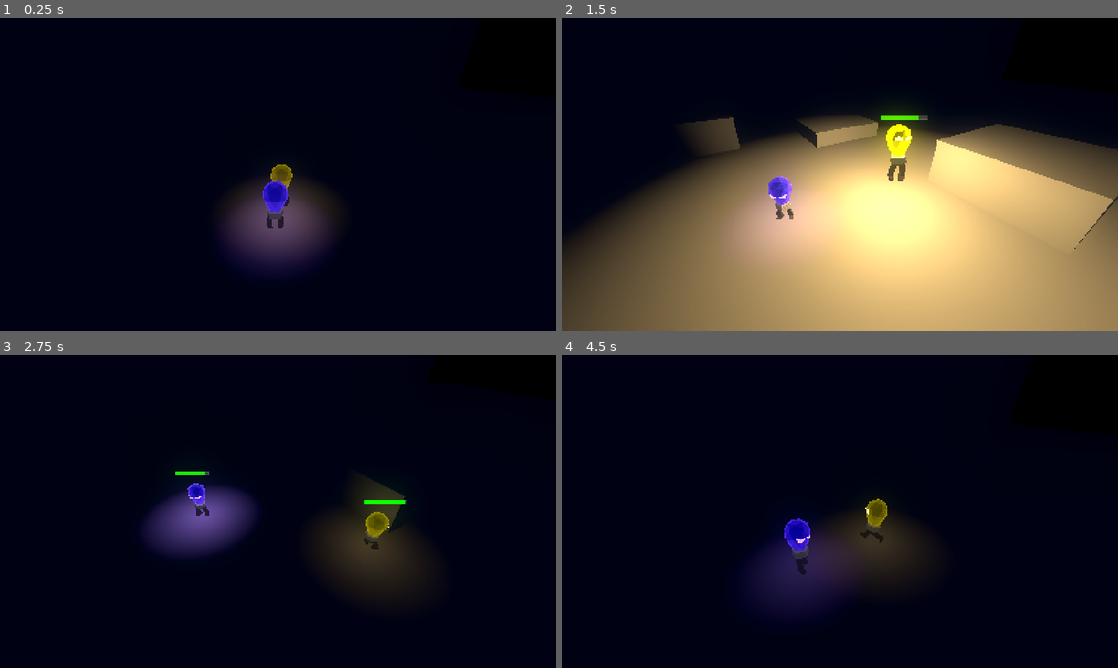
Above: before the commit, frames 1-4 (two rows, left to right).
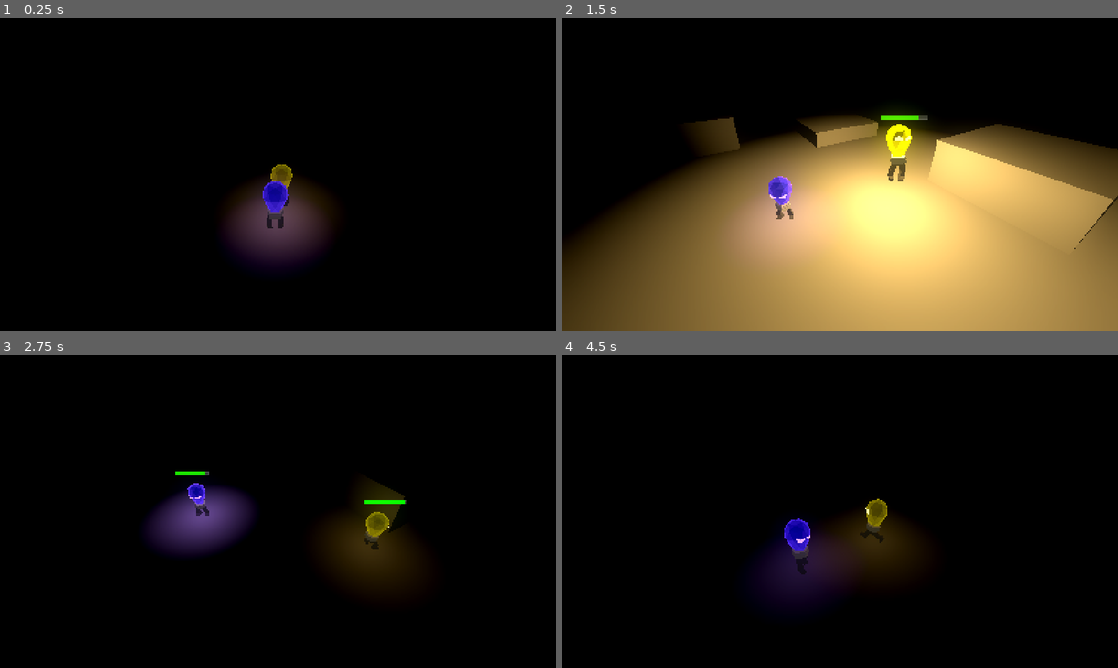
Above: after the commit, the same moments.

Repository: LowPolyFreak/EllieDeesAdventure
Game: Godot game, scene res://Scenes/main.tscn
The game is run twice, just before and just after one commit, with the same random seed, the same clock (stepped at 60 frames per second) and the same inputs.
Inputs:
- Up to frame 1 (0.25 s): no input
- Up to frame 2 (1.5 s): tap Enter at 0.5 s; hold D (right_p1) 0.53-1.28 s; tap Down (down_p2) at 0.6 s; tap Space (jump_p1) at 0.77 s; hold S (down_p1) from 1.28 s (still down); tap Shift (glow_p1) at 1.35 s
- Up to frame 3 (2.75 s): tap Space (jump_p1) at 1.52 s; release S (down_p1) at 2.03 s; hold D (right_p1) from 2.03 s (still down); tap Keypad 0 (glow_p2) at 2.1 s
- Up to frame 4 (4.5 s): release D (right_p1) at 2.78 s; hold W (up_p1) 2.78-3.53 s; tap E (interact) at 2.85 s; tap Space (jump_p1) at 3.02, 3.77 s; hold A (left_p1) from 3.53 s (still down); tap Left (left_p2) at 3.6 s; tap Right (right_p2) at 4.35 s

The runs differ from the first frame. In frame 1, 3.3% of the frame differs, in the area x 37-61%, y 48-86%; in frame 2, 8.5%, in the area x 0-100%, y 31-100%; in frame 3, 3.6%; in frame 4, 5.7%.

Commit message:
Tweaked shadows and ambient

Diff:
--- a/Scenes/dee.tscn
+++ b/Scenes/dee.tscn
@@ -23,13 +23,6 @@
 bones/4/rotation = Quaternion(-0.0422832, -0.152725, 0.977638, -0.138247)
 bones/5/rotation = Quaternion(0.436477, 0.00388444, -0.204005, 0.876273)
 bones/6/rotation = Quaternion(-0.851749, 0.0327364, 0.059894, 0.519484)
-bones/7/position = Vector3(-0.187498, 0.245262, -0.282433)
-bones/8/position = Vector3(-0.170884, 0.0506439, 0.0332276)
-bones/8/rotation = Quaternion(0.09592, 0.695135, 0.700571, -0.129567)
-bones/9/position = Vector3(0.187498, 0.245262, -0.282433)
-bones/9/rotation = Quaternion(0.0665028, -0.703973, 0.703973, -0.0665028)
-bones/10/position = Vector3(0.170884, 0.0506439, 0.0332276)
-bones/10/rotation = Quaternion(-0.09592, 0.695135, 0.700571, 0.129567)
 
 [node name="BoneAttachment3D" parent="EllieModel/Armature/Skeleton3D" index="0"]
 transform = Transform3D(0.999995, 0.00172774, -0.00264603, -0.00169295, 0.999913, 0.0130947, 0.00266842, -0.0130902, 0.999911, 0.00731072, 0.492211, -0.0134391)
--- a/Scenes/ellie.tscn
+++ b/Scenes/ellie.tscn
@@ -137,29 +137,30 @@
 [node name="EllieModel" parent="." instance=ExtResource("2_mu1gt")]
 
 [node name="Skeleton3D" parent="EllieModel/Armature" index="0"]
-bones/0/position = Vector3(0.0121882, 0.474424, -0.0310648)
-bones/0/rotation = Quaternion(-0.0201344, -0.00293613, -0.00165139, 0.999792)
-bones/1/rotation = Quaternion(0.0606558, -0.161784, 0.968204, 0.18091)
+bones/0/position = Vector3(0.00736646, 0.492008, -0.0136405)
+bones/0/rotation = Quaternion(-0.00761131, -0.00140282, -0.00087984, 0.99997)
+bones/1/rotation = Quaternion(0.0545285, -0.149817, 0.974754, 0.15632)
 bones/1/scale = Vector3(1, 1, 1)
-bones/2/rotation = Quaternion(0.48163, -0.00375452, 0.22511, 0.846962)
-bones/3/rotation = Quaternion(-0.875055, -0.0139606, -0.0249381, 0.483178)
+bones/2/rotation = Quaternion(0.431262, -0.00389837, 0.201568, 0.879414)
+bones/3/rotation = Quaternion(-0.847832, -0.0310359, -0.037298, 0.528041)
 bones/3/scale = Vector3(1, 1, 1)
-bones/4/rotation = Quaternion(-0.037378, -0.169689, 0.973571, -0.148215)
+bones/4/rotation = Quaternion(-0.042301, -0.154001, 0.977422, -0.138351)
 bones/4/scale = Vector3(1, 1, 1)
-bones/5/rotation = Quaternion(0.490968, 0.00372546, -0.229474, 0.840404)
-bones/6/rotation = Quaternion(-0.881924, 0.0191043, 0.0653661, 0.466447)
+bones/5/rotation = Quaternion(0.437202, 0.00388249, -0.204345, 0.875832)
+bones/6/rotation = Quaternion(-0.852069, 0.0325785, 0.0600082, 0.518957)
 bones/6/scale = Vector3(1, 1, 1)
 bones/7/position = Vector3(-0.187498, 0.245262, -0.282433)
 bones/8/position = Vector3(-0.170884, 0.0506439, 0.0332276)
 bones/8/rotation = Quaternion(0.09592, 0.695135, 0.700571, -0.129567)
 bones/8/scale = Vector3(1, 1, 1)
 bones/9/position = Vector3(0.187498, 0.245262, -0.282433)
+bones/9/rotation = Quaternion(0.0665028, -0.703973, 0.703973, -0.0665028)
 bones/10/position = Vector3(0.170884, 0.0506439, 0.0332276)
 bones/10/rotation = Quaternion(-0.09592, 0.695135, 0.700571, 0.129567)
 bones/10/scale = Vector3(1, 1, 1)
 
 [node name="BoneAttachment3D" parent="EllieModel/Armature/Skeleton3D" index="0"]
-transform = Transform3D(0.999977, 0.00342033, -0.00580455, -0.00318386, 0.999184, 0.0402702, 0.00593754, -0.0402508, 0.999172, 0.0121882, 0.474424, -0.0310648)
+transform = Transform3D(0.999995, 0.00178098, -0.00279217, -0.00173827, 0.999883, 0.0152246, 0.00281896, -0.0152197, 0.99988, 0.00736646, 0.492008, -0.0136405)
 
 [node name="OmniLight3D" parent="EllieModel/Armature/Skeleton3D/BoneAttachment3D" index="0"]
 light_energy = 0.25
--- a/Scenes/ellie_model.tscn
+++ b/Scenes/ellie_model.tscn
@@ -31,5 +31,5 @@
 light_color = Color(1, 0.8075, 0.45, 1)
 light_energy = 0.5
 shadow_enabled = true
-shadow_opacity = 0.9
+shadow_opacity = 0.5
 omni_range = 15.0
--- a/Scenes/main.tscn
+++ b/Scenes/main.tscn
@@ -16,7 +16,7 @@
 sky = SubResource("Sky_yxyoy")
 ambient_light_source = 2
 ambient_light_color = Color(0.58, 0.685, 1, 1)
-ambient_light_energy = 0.02
+ambient_light_energy = 0.0
 glow_enabled = true
 glow_intensity = 0.56
 glow_bloom = 0.9
